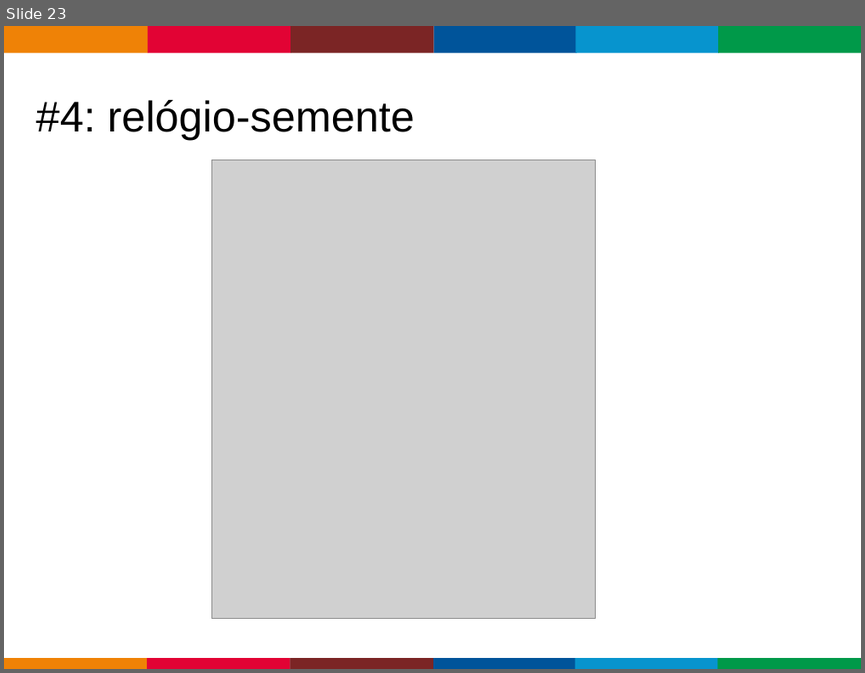
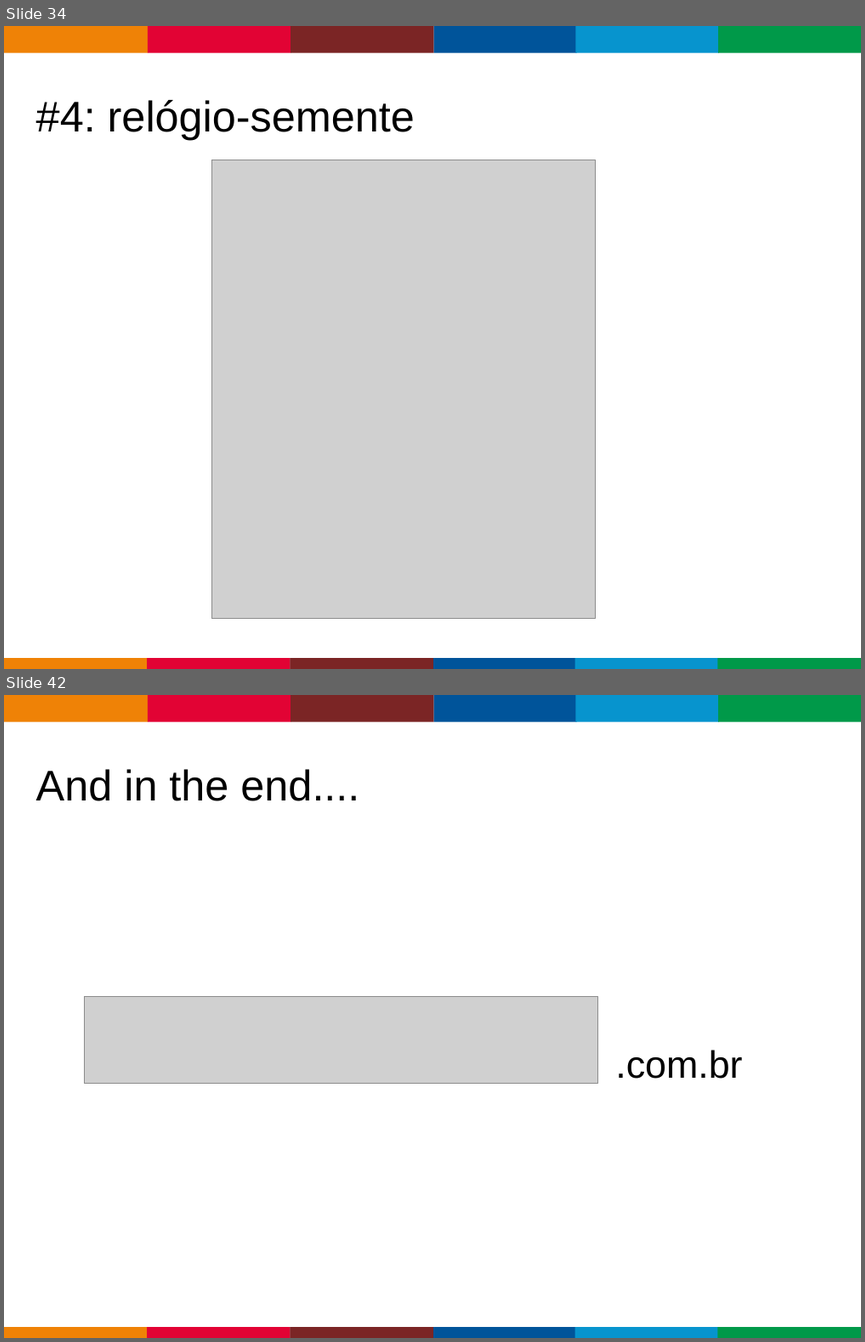
Before and after one commit to caloni/journal, a slide deck: Lectures/PoquerOnline/PoquerOnline.ppt. Shown one above the other, each under a label of ours: slide 23 before the commit, slides 34 and 42 after it; the slides between them are not shown. The pictures are 865x673 and 865x1342 pixels, drawn with LibreOffice and Linux fonts; fonts in the diff are those of the drawing; grey boxes stand for pictures; background and template pictures are left out. Boxes give left, top, right and bottom in pixels: in the first picture for what was removed or moved away, otherwise in the second. Text is boxed around its words. In the diff, an @@ line names an element or a change of style, - is before the commit and + after.

```diff
--- a/Lectures/PoquerOnline/PoquerOnline.ppt
+++ b/Lectures/PoquerOnline/PoquerOnline.ppt
@@ slide 42 added at [4,695,861,1338], background #FFFFFF; not listed: 13 template elements that a slide beside it also shows @@
@@ title added at [36,769,359,801], 36 pt, text #000000 @@
+And in the end....
@@ picture added at [85,997,598,1084] @@
@@ text added at [615,1049,742,1078], 32 pt, text #000000 @@
+.com.br
@@ what was slide 23 is now slide 34 @@
```
Also in this commit, not shown: 2 slides changed, 20 other slides added, 3 slides removed, 39 other files.
